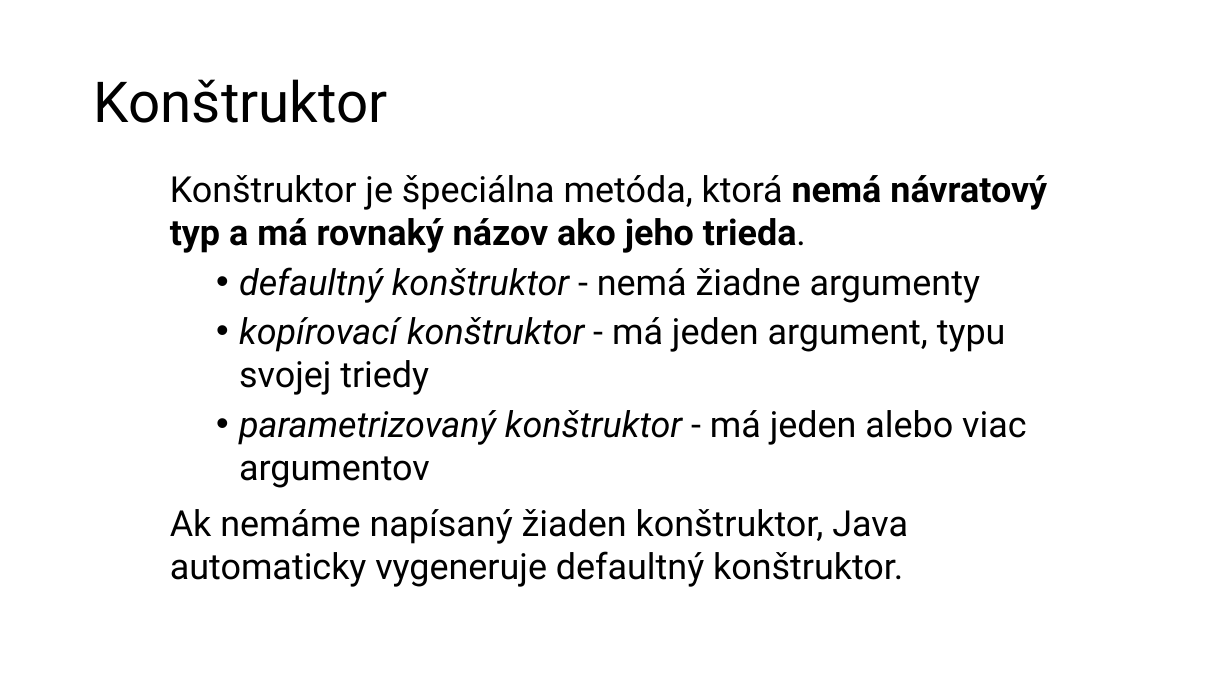
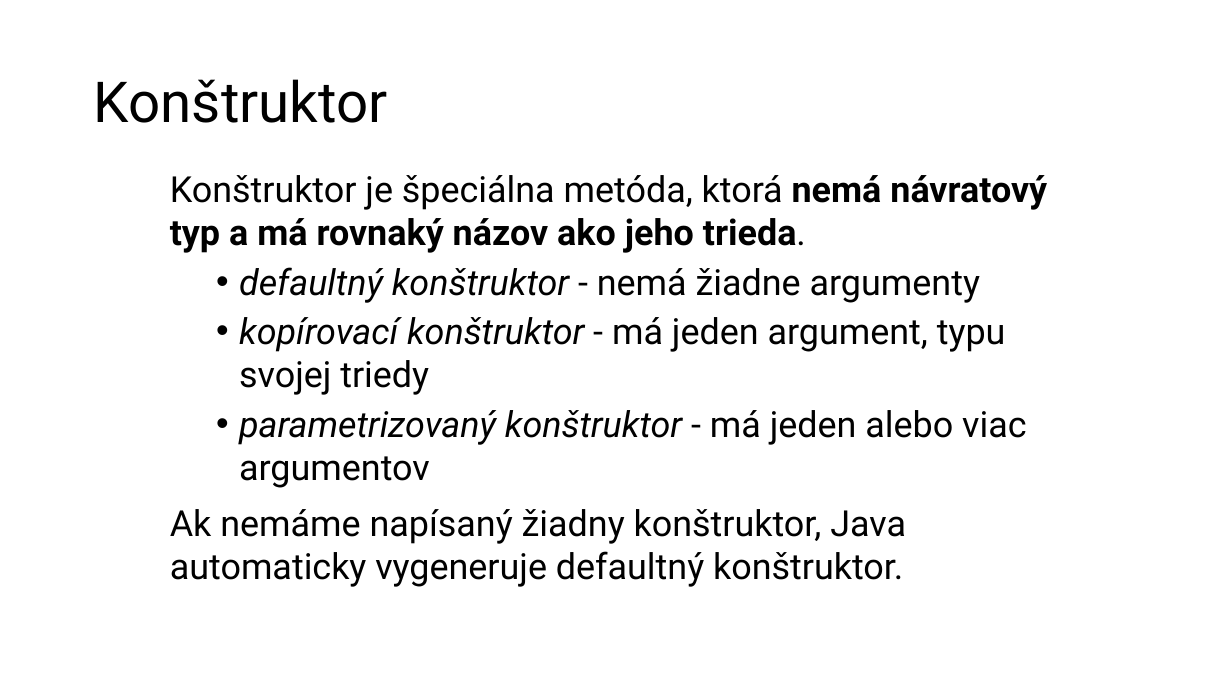
Before and after one commit to wagjo/oop, a slide deck: slide 8 of prezentacie/t08w.pptx. Drawn at 1232x693 pixels with LibreOffice and Linux fonts; fonts in the diff are those of the drawing. Boxes give left, top, right and bottom in pixels: in the first picture for what was removed or moved away, otherwise in the second. Text is boxed around its words. In the diff, an @@ line names an element or a change of style, - is before the commit and + after.

Commit message:
Slovak grammar: t08w.pptx

```diff
--- a/prezentacie/t08w.pptx
+++ b/prezentacie/t08w.pptx
@@ text at (x1=170, y1=509, x2=906, y2=587): text changed @@
-Ak nemáme napísaný žiaden konštruktor, Java automaticky vygeneruje defaultný konštruktor.
+Ak nemáme napísaný žiadny konštruktor, Java automaticky vygeneruje defaultný konštruktor.
```
